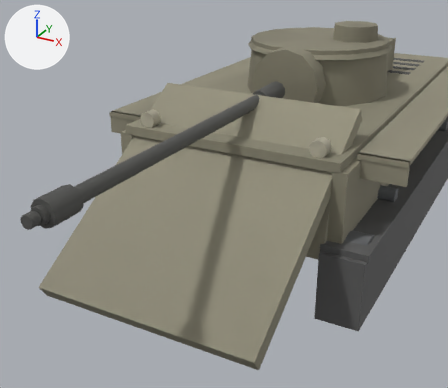
Renders of the glTF model client/assets/models/centurion.glb from each side of a commit.
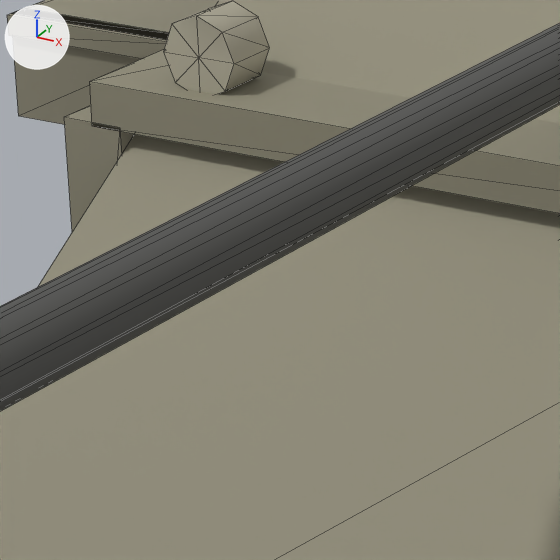
The first picture shows the older version from a 50 mm camera at (3.45, -9.56, 4.43) aimed at (0.6, -4.38, 1.84). The close-ups show the older and then the newer version on the part from 24% to 49% of the width and 28% to 56% of the height of that picture. Only the edits that show in the close-ups are written down. The axes (+X, +Y, +Z) are drawn at upper left. The lights are the same throughout. The close-ups show mesh edges as thin lines. Where no turn or scale is listed for an object, it has been applied to the vertices. Vertices at exactly the same position are counted once.

Names of what the first close-up shows: 'barrel', 'glacis', 'hullSide', 'hullTop'.
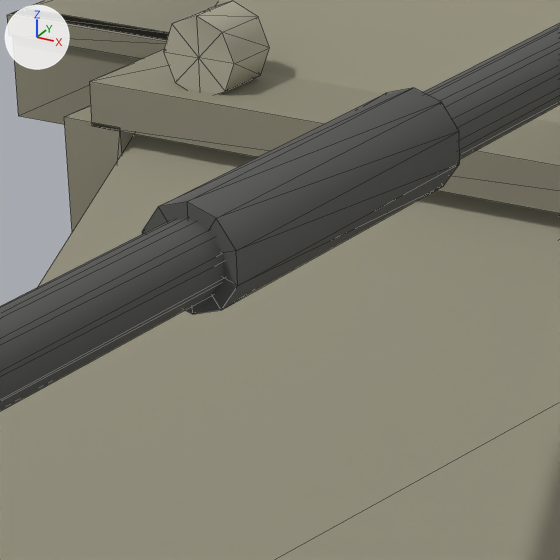
What differs and where, as boxes (x1, y1, x2, y2) in the close-ups (560 x 560 px):
part 1 of me_mesh_27, added: after (142, 88, 460, 314)

Edits to the bpy script that builds the scene:
```text
Change me_mesh_27:
    used by ob_barrel; location = (0.0, -1.82, 2.285)
    remove me_mesh_27.from_pydata(...)  # 96 vertices, 160 faces; spans x -0.13..0.13, y -4.67..0.04, z -0.13..0.13
    add me_mesh_27.from_pydata(...)  # 120 vertices, 200 faces; spans x -0.13..0.13, y -4.67..0.04, z -0.13..0.13
    me_mesh_27 part 1: the loose piece of 24 vertices spanning x -0.08..0.08, y -4.55..-0.45, z -0.08..0.08 is copied, and the copy is scaled about its middle by (1.4, 0.202, 1.4), then moved by (0.0, -0.17, 0.0); it spans x -0.11..0.11, y -3.08..-2.25, z -0.12..0.12
```
